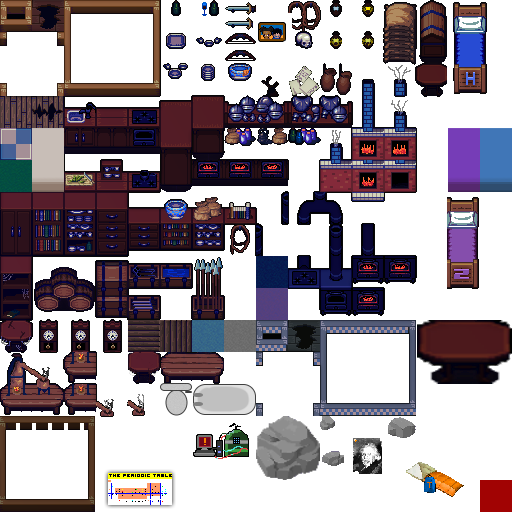
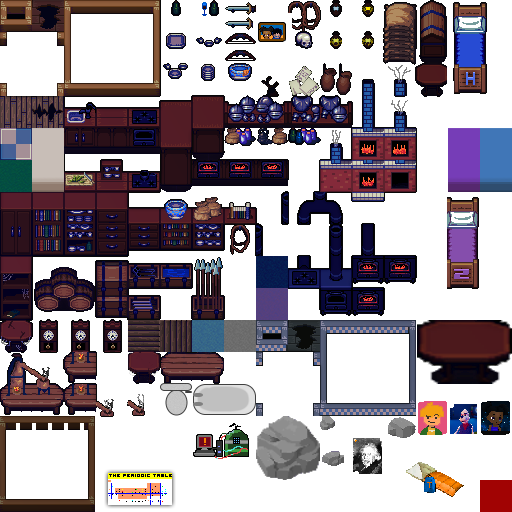
Two versions of the same layered image (512x512). Layer-by-layer changes:
added layer "Layer 24" above "Layer 26" over <box>450,404,477,434</box>
added layer "Layer 26" above "Layer 25" over <box>418,401,447,435</box>
added layer "Layer 25" above "Layer 20" over <box>481,401,510,435</box>
